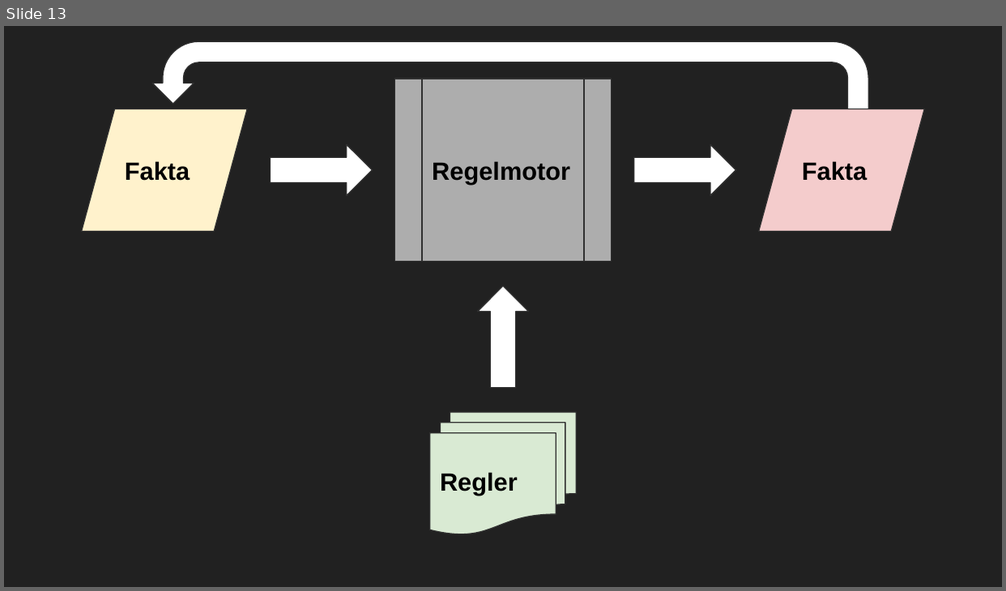
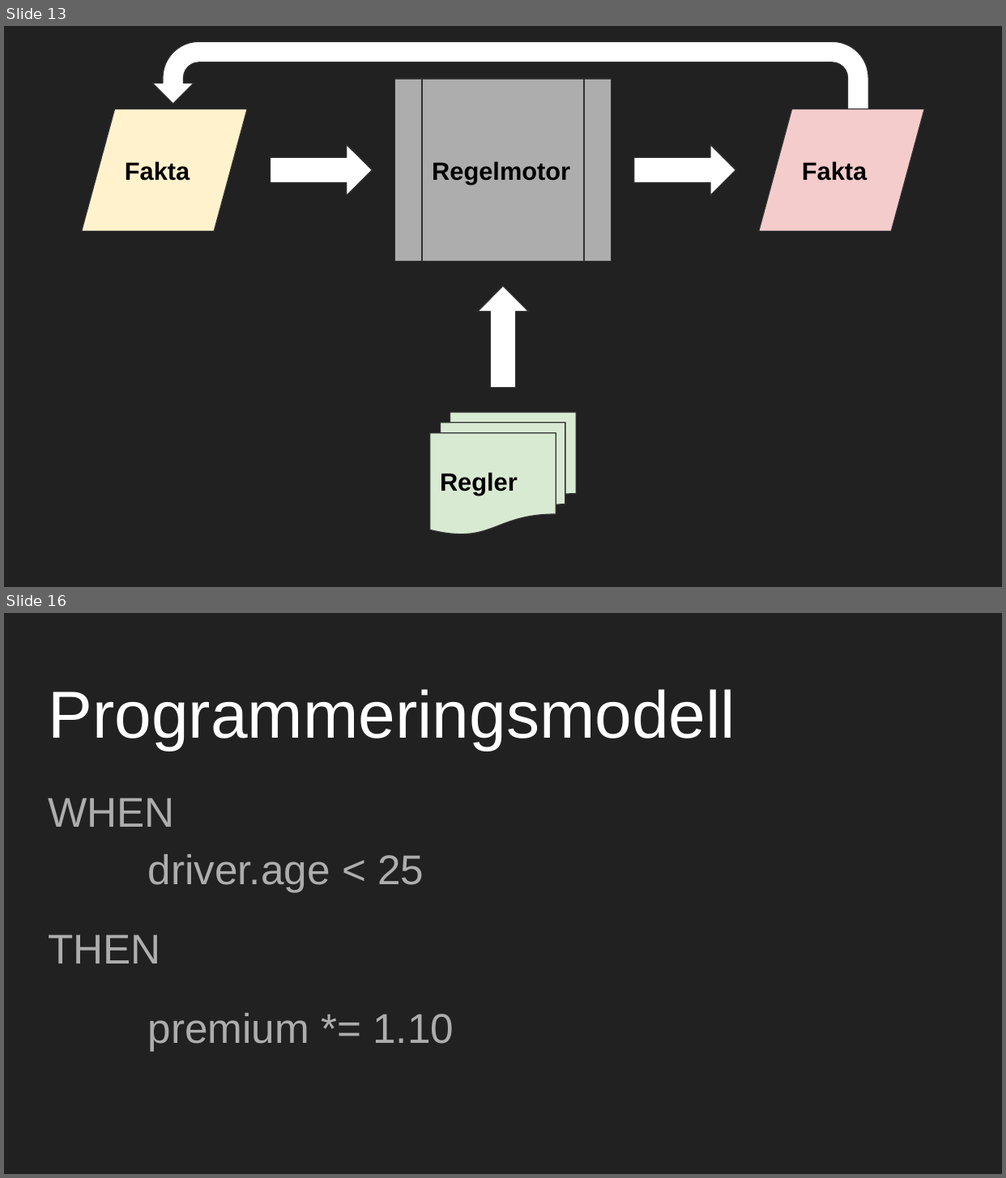
Before and after one commit to mejsla/stepup-drools-2019, a slide deck: docs/Regelmotorer.pptx. Shown one above the other, each under a label of ours: slide 13 before the commit, slides 13 and 16 after it; the slides between them are not shown. The pictures are 1006x591 and 1006x1178 pixels, drawn with LibreOffice and Linux fonts; fonts in the diff are those of the drawing. Boxes give left, top, right and bottom in pixels: in the first picture for what was removed or moved away, otherwise in the second. Text is boxed around its words. In the diff, an @@ line names an element or a change of style, - is before the commit and + after.

```diff
--- a/docs/Regelmotorer.pptx
+++ b/docs/Regelmotorer.pptx
@@ slide 16 added at <box>4,613,1002,1174</box>, background #212121 @@
@@ title added at <box>48,689,735,750</box>, 48 pt, text #FFFFFF @@
+Programmeringsmodell
@@ text added at <box>48,798,454,1051</box>, 30 pt, text #ADADAD @@
+WHEN
+driver.age < 25
+THEN
+premium *= 1.10
```
Also in this commit, not shown: 3 slides changed, 20 other slides added, 1 slide removed.
